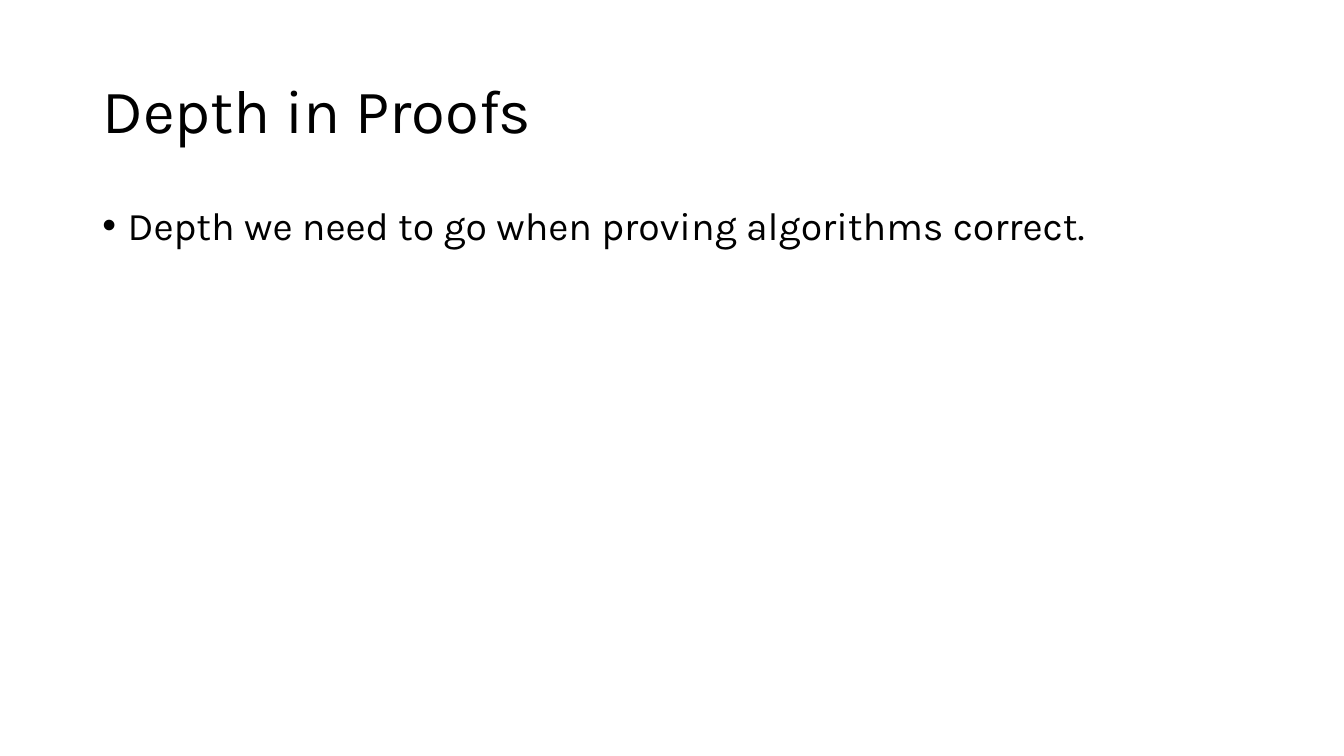
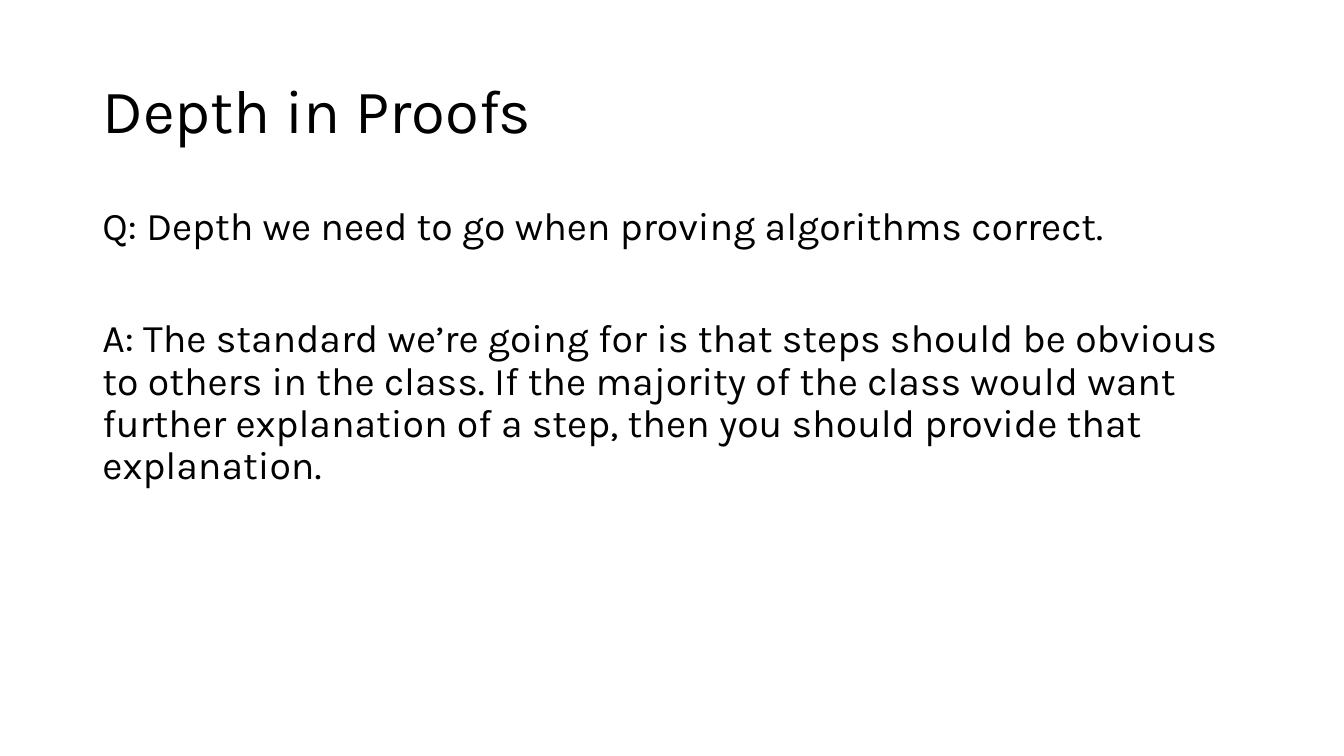
Before and after one commit to natebrunelle/cse417, a slide deck: slide 6 of markdown/files/slides/13.pptx. Drawn at 1344x756 pixels with LibreOffice and Linux fonts; fonts in the diff are those of the drawing. Boxes give left, top, right and bottom in pixels: in the first picture for what was removed or moved away, otherwise in the second. Text is boxed around its words. In the diff, an @@ line names an element or a change of style, - is before the commit and + after.

```diff
--- a/markdown/files/slides/13.pptx
+++ b/markdown/files/slides/13.pptx
@@ text at [102, 213, 1217, 489]: text changed @@
-• Depth we need to go when proving algorithms correct.
+Q: Depth we need to go when proving algorithms correct.
+A: The standard we’re going for is that steps should be obvious to others in the class. If the majority of the class would want further explanation of a step, then you should provide that explanation.
```
Also in this commit, not shown: 3 other slides changed, 1 slide removed, 1 other file.
